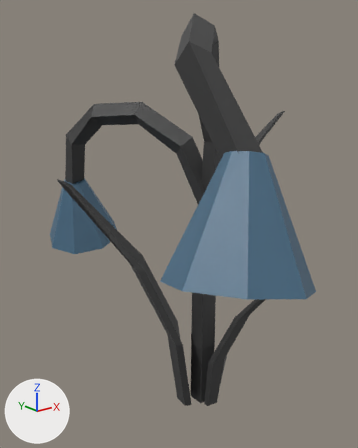
An edit to the FBX model Assets/Models/FBX/03/Flower_2.fbx, drawn before and after from the same camera.
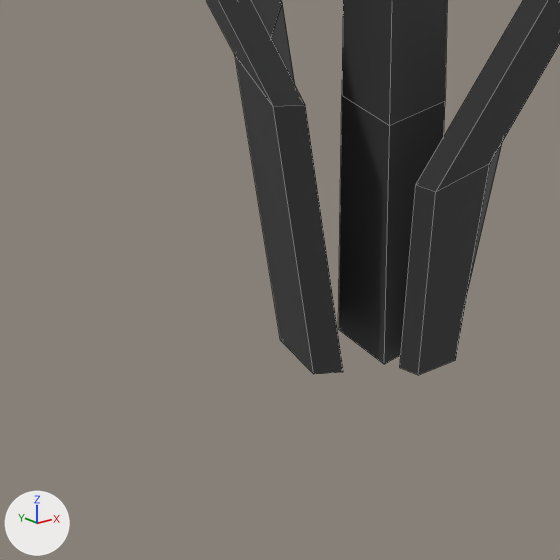
Each version is shown whole from a 50 mm lens placed at (-0.3132, -0.3514, 0.3474), pointed at (-0.0073, 0.031, 0.1944), then close up on the part from 32% to 67% of the width and 72% to 100% of the height. Arrows for +X, +Y and +Z are at lower left; the lights stay in place. The older version's two pictures come first. The close-ups show mesh edges as thin lines. Where no turn or scale is listed for an object, it has been applied to the vertices.

Objects in the first close-up: 'Flower 9'.
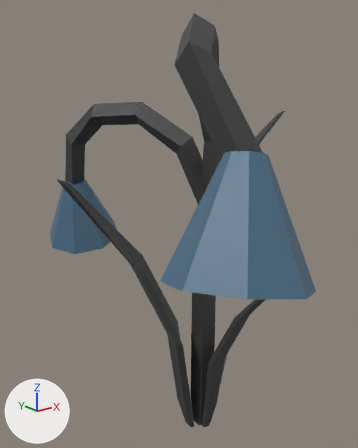
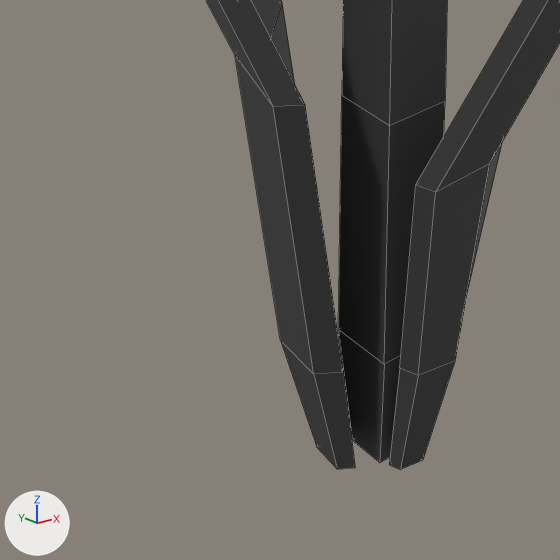
Commit message: Changed flowers model slightly

Boxes [x1, y1, x2, y2] around the edits, measured in the close-ups (560 x 560 px):
'Flower 9', reshaped
    before: [206, 0, 560, 375]
    after: [206, 0, 560, 470]
part 1 of me_cube_030, built on
    after: [281, 330, 455, 470]

The change, as a diff of the scene's bpy script:
```diff
--- a/Assets/Models/FBX/03/Flower_2.fbx.py
+++ b/Assets/Models/FBX/03/Flower_2.fbx.py
@@ me_cube_030 @@
 # used by ob_flower_9; location = (0.0, 0.0, 0.0)
-me_cube_030.from_pydata(...)  # 167 vertices, 157 faces; spans x -0.157..0.113, y -0.203..0.274, z 0.0..0.384
+me_cube_030.from_pydata(...)  # 183 vertices, 173 faces; spans x -0.157..0.113, y -0.203..0.274, z -0.032..0.384
+# me_cube_030 part 1
+# 5 faces are deleted
+# 16 vertices are added at x -0.017..0.007, y -0.012..0.014, z -0.032
+# 21 new faces join them, mat_flower_stalk (dark grey #3c3c3c)
 me_cube_030.materials.append(mat_flower_stalk)
```
